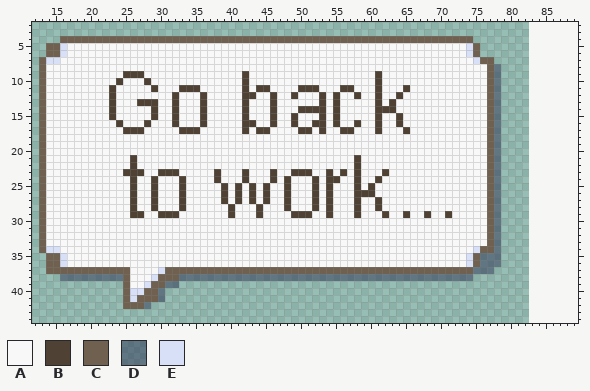
Pixel-art file -- art/speech.aseprite. Above: the version before the commit.
83x52 pixels, 1 frame. Shown: x 12..89, y 2..44. The old version is drawn lined up with the new one, on the new canvas.
Palette (. is transparent): A #f8f8f8  B #4f4234  C #706050  D #27294f7b  E #d8e0f8
Pixels before (only the part around the change), first column x 12:
 2 ..............................................................................
 3 ..............................................................................
 4 ....CCCCCCCCCCCCCCCCCCCCCCCCCCCCCCCCCCCCCCCCCCCCCCCCCCCCCCCCCCC...............
 5 ..CCEAAAAAAAAAAAAAAAAAAAAAAAAAAAAAAAAAAAAAAAAAAAAAAAAAAAAAAAAAEC..............
 6 ..CCEAAAAAAAAAAAAAAAAAAAAAAAAAAAAAAAAAAAAAAAAAAAAAAAAAAAAAAAAAEC..............
 7 .CEEAAAAAAAAAAAAAAAAAAAAAAAAAAAAAAAAAAAAAAAAAAAAAAAAAAAAAAAAAAAECC............
 8 .CAAAAAAAAAAAAAAAAAAAAAAAAAAAAAAAAAAAAAAAAAAAAAAAAAAAAAAAAAAAAAAACD...........
 9 .CAAAAAAAAAAABBBAAAAAAAAAAAAAABAAAAAAAAAAAAAAAAAABAAAAAAAAAAAAAAACD...........
10 .CAAAAAAAAAABAAABAAAAAAAAAAAAABAAAAAAAAAAAAAAAAAABAAAAAAAAAAAAAAACD...........
11 .CAAAAAAAAABAAAAABAAABBBAAAAAABABBAAAABBBAAABBAAABAAABAAAAAAAAAAACD...........
12 .CAAAAAAAAABAAAAAAAABAAABAAAAABBAABAABAAABABAABAABAABAAAAAAAAAAAACD...........
13 .CAAAAAAAAABAAABBBAABAAABAAAAABAAABAAAAAABABAAAAABABAAAAAAAAAAAAACD...........
14 .CAAAAAAAAABAAAAABAABAAABAAAAABAAABAAABBBBABAAAAABBBAAAAAAAAAAAAACD...........
15 .CAAAAAAAAABAAAAABAABAAABAAAAABAAABAABAAABABAAAAABAABAAAAAAAAAAAACD...........
16 .CAAAAAAAAAABAAABAAABAAABAAAAABBAABAABAABBABAABAABAABAAAAAAAAAAAACD...........
17 .CAAAAAAAAAAABBBAAAAABBBAAAAAABABBAAAABBABAABBAAABAAABAAAAAAAAAAACD...........
18 .CAAAAAAAAAAAAAAAAAAAAAAAAAAAAAAAAAAAAAAAAAAAAAAAAAAAAAAAAAAAAAAACD...........
19 .CAAAAAAAAAAAAAAAAAAAAAAAAAAAAAAAAAAAAAAAAAAAAAAAAAAAAAAAAAAAAAAACD...........
20 .CAAAAAAAAAAAAAAAAAAAAAAAAAAAAAAAAAAAAAAAAAAAAAAAAAAAAAAAAAAAAAAACD...........
21 .CAAAAAAAAAAAABAAAAAAAAAAAAAAAAAAAAAAAAAAAAAAABAAAAAAAAAAAAAAAAAACD...........
22 .CAAAAAAAAAAAABAAAAAAAAAAAAAAAAAAAAAAAAAAAAAAABAAAAAAAAAAAAAAAAAACD...........
23 .CAAAAAAAAAAABBBAABBBAAAAABAAABAAABAABBBAABABABAAABAAAAAAAAAAAAAACD...........
24 .CAAAAAAAAAAAABAABAAABAAAABAAABAAABABAAABABBAABAABAAAAAAAAAAAAAAACD...........
25 .CAAAAAAAAAAAABAABAAABAAAAABABABABAABAAABABAAABABAAAAAAAAAAAAAAAACD...........
26 .CAAAAAAAAAAAABAABAAABAAAAABABABABAABAAABABAAABBBAAAAAAAAAAAAAAAACD...........
27 .CAAAAAAAAAAAABAABAAABAAAAABABABABAABAAABABAAABAABAAAAAAAAAAAAAAACD...........
28 .CAAAAAAAAAAAABAABAAABAAAAAABAAABAAABAAABABAAABAABAAAAAAAAAAAAAAACD...........
29 .CAAAAAAAAAAAABBAABBBAAAAAAABAAABAAAABBBAABAAABAAABAABAABAABAAAAACD...........
30 .CAAAAAAAAAAAAAAAAAAAAAAAAAAAAAAAAAAAAAAAAAAAAAAAAAAAAAAAAAAAAAAACD...........
31 .CAAAAAAAAAAAAAAAAAAAAAAAAAAAAAAAAAAAAAAAAAAAAAAAAAAAAAAAAAAAAAAACD...........
32 .CAAAAAAAAAAAAAAAAAAAAAAAAAAAAAAAAAAAAAAAAAAAAAAAAAAAAAAAAAAAAAAACD...........
33 .CAAAAAAAAAAAAAAAAAAAAAAAAAAAAAAAAAAAAAAAAAAAAAAAAAAAAAAAAAAAAAAACD...........
34 .CEEAAAAAAAAAAAAAAAAAAAAAAAAAAAAAAAAAAAAAAAAAAAAAAAAAAAAAAAAAAAECCD...........
35 ..CCEAAAAAAAAAAAAAAAAAAAAAAAAAAAAAAAAAAAAAAAAAAAAAAAAAAAAAAAAAECDDD...........
36 ..CCEAAAAAAAAAAAAAAAAAAAAAAAAAAAAAAAAAAAAAAAAAAAAAAAAAAAAAAAAAECDDD...........
37 ..CCCCCCCCCCCCAAAAECCCCCCCCCCCCCCCCCCCCCCCCCCCCCCCCCCCCCCCCCCCCDDD............
38 ....DDDDDDDDDCAAAECCCDDDDDDDDDDDDDDDDDDDDDDDDDDDDDDDDDDDDDDDDDD...............
39 .............CAAECCDD.........................................................
40 .............CEECCD...........................................................
41 .............CECCCD...........................................................
42 .............CCCD.............................................................
43 ..............................................................................
44 ..............................................................................
New version:
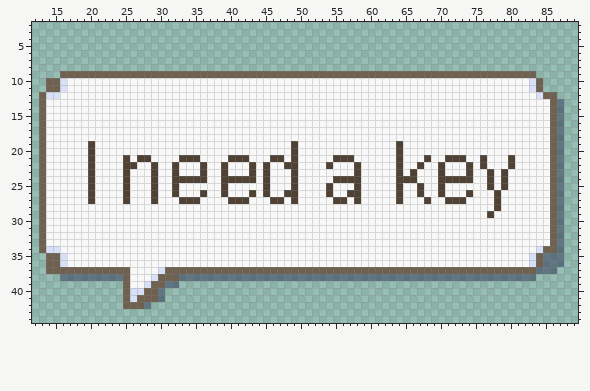
Commit message: Add another speech bubble
The edit:
canvas 83x52 -> 95x52, the old top-left corner now at 0,1 (the part of the old canvas that was cut away was empty and is not shown)
Changed rows in their new state; - is an unchanged pixel.
first column x 13:
 4 ---...........................................................-------------
 5 -..............................................................------------
 6 -..............................................................------------
 7 .................................................................----------
 8 ..................................................................---------
 9 ...CCCCCCCCCCCCCCCCCCCCCCCCCCCCCCCCCCCCCCCCCCCCCCCCCCCCCCCCCCCCC-CCCCCC----
10 .CCE-------A---A-------------A------------------A---------------AAAAAAEC---
11 .CCE------A-----A---AAA------A-AA----AAA---AA---A---A-----------AAAAAAEC---
12 -EE-------A--------A---A-----AA--A--A---A-A--A--A--A------------AAAAAAAECC-
13 ----------A---AAA--A---A-----A---A------A-A-----A-A-------------AAAAAAAAACD
14 ----------A-----A--A---A-----A---A---AAAA-A-----AAA-------------AAAAAAAAACD
15 ----------A-----A--A---A-----A---A--A---A-A-----A--A------------AAAAAAAAACD
16 -----------A---A---A---A-----AA--A--A--AA-A--A--A--A------------AAAAAAAAACD
17 ------------AAA-----AAA------A-AA----AA-A--AA---A---A-----------AAAAAAAAACD
18 ----------------------------------------------------------------AAAAAAAAACD
19 -------B----------------------------B--------------B------------AAAAAAAAACD
20 -------B----------------------------B--------------B------------AAAAAAAAACD
21 -------B----BABB----BBB----BBB---BB-B-----BBBA-----B---B--BBB--BAAABAAAAACD
22 -------B----B---B--B---B--B---B-B--BB----B---------B--B--B---B-BAAABAAAAACD
23 -------B-----AA-BAA----B-AB--AB-BA---AA--A-A-----A-B-B---B---B--BABAAAAAACD
24 -------B----BA-----B-BBB-ABBB-B-BA-AB--A-A-BB---A--BBB---BBBBB--BABAAAAAACD
25 -------B----BA-----BA-------A-A----AB--A-------A---B--B--B------BABAAAAAACD
26 -------B----BA-----BA--B----A-------B--A----B-AA---B--B--B---B--ABAAAAAAACD
27 -------B----BA-------BB---AB-BA-ABBAB--A-ABB----A--B---B--BBB---ABAAAAAAACD
28 -------------A--A---A------A---A---A---A-A---A--A---------------ABAAAAAAACD
29 -------------AA--AAA-------A---A----AAA--A---A---A--A--A--A-----BAAAAAAAACD
30 ----------------------------------------------------------------AAAAAAAAACD
31 ----------------------------------------------------------------AAAAAAAAACD
32 ----------------------------------------------------------------AAAAAAAAACD
33 ----------------------------------------------------------------AAAAAAAAACD
34 --------------------------------------------------------------AAAAAAAAAECCD
35 -------------------------------------------------------------AAAAAAAAAECDDD
36 -------------------------------------------------------------AAAAAAAAAECDDD
37 --------------------------------------------------------------CCCCCCCCCDDD-
38 --------------------------------------------------------------DDDDDDDDD----
Pixel boxes of the changes (left, top, right, bottom) in both pictures:
changed: (39, 36, 564, 281)
